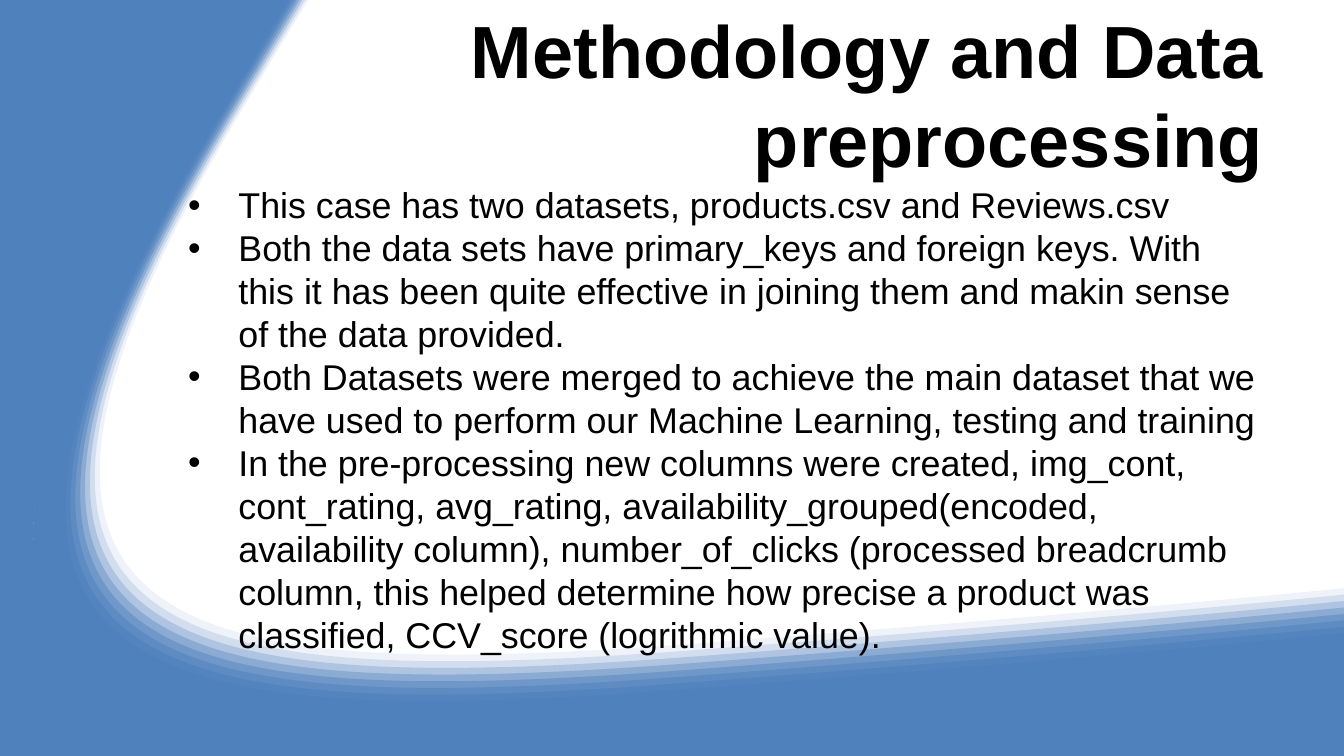
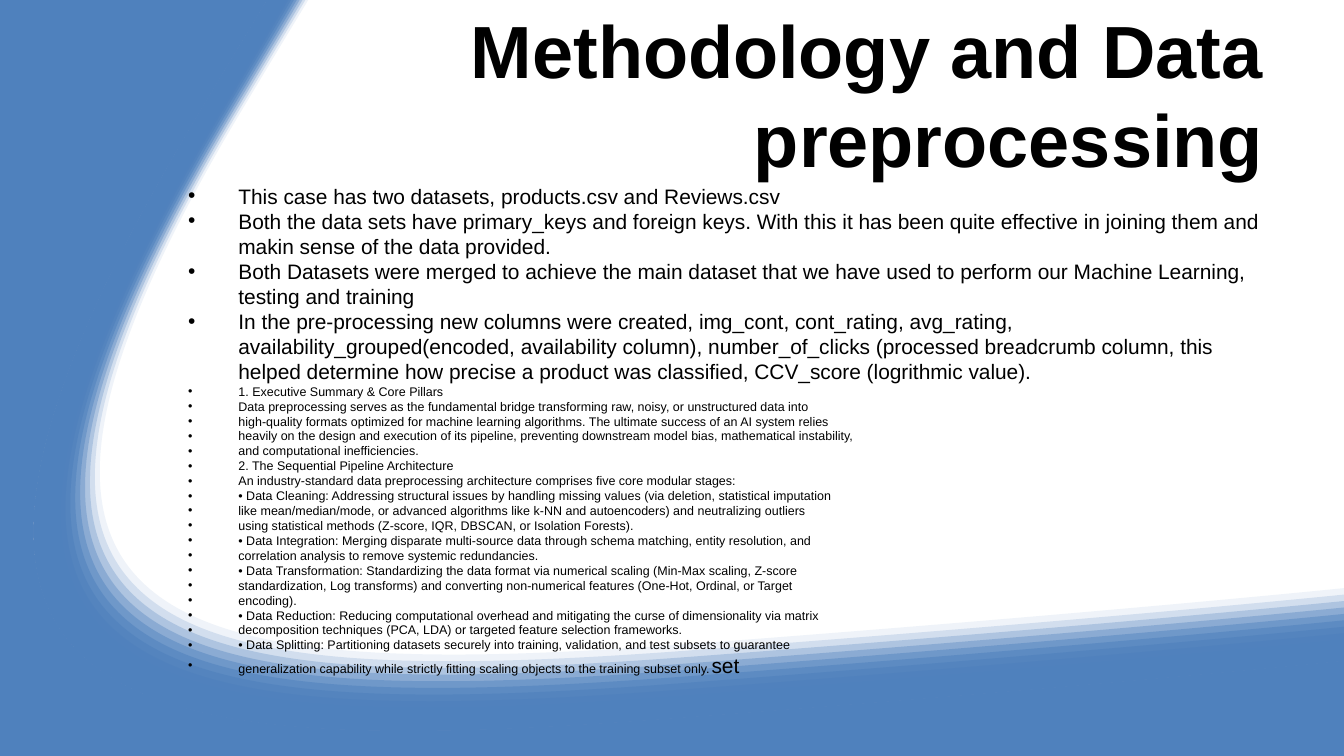
Before and after one commit to 0ni1ecram/cst4200, a slide deck: slide 7 of 15/Potfolio_report.pptx. Drawn at 1344x756 pixels with LibreOffice and Linux fonts; fonts in the diff are those of the drawing. Boxes give left, top, right and bottom in pixels: in the first picture for what was removed or moved away, otherwise in the second. Text is boxed around its words. In the diff, an @@ line names an element or a change of style, - is before the commit and + after.

```diff
--- a/15/Potfolio_report.pptx
+++ b/15/Potfolio_report.pptx
@@ text at <box>238,189,1259,384</box>: size 19.2 to 11.2 pt in "This case has two datasets, products.csv and ...", "Both the data sets have primary_keys and ...", "Both Datasets were merged to achieve the ...", "In the pre-processing new columns were created, ..." @@
@@ text at <box>238,387,853,676</box>: paragraphs added @@
+• 1. Executive Summary & Core Pillars
+• Data preprocessing serves as the fundamental bridge transforming raw, noisy, or unstructured data into
+• high-quality formats optimized for machine learning algorithms. The ultimate success of an AI system relies
+• heavily on the design and execution of its pipeline, preventing downstream model bias, mathematical instability,
+• and computational inefficiencies.
+• 2. The Sequential Pipeline Architecture
+• An industry-standard data preprocessing architecture comprises five core modular stages:
+• • Data Cleaning: Addressing structural issues by handling missing values (via deletion, statistical imputation
+• like mean/median/mode, or advanced algorithms like k-NN and autoencoders) and neutralizing outliers
+• using statistical methods (Z-score, IQR, DBSCAN, or Isolation Forests).
+• • Data Integration: Merging disparate multi-source data through schema matching, entity resolution, and
+• correlation analysis to remove systemic redundancies.
+• • Data Transformation: Standardizing the data format via numerical scaling (Min-Max scaling, Z-score
+• standardization, Log transforms) and converting non-numerical features (One-Hot, Ordinal, or Target
+• encoding).
+• • Data Reduction: Reducing computational overhead and mitigating the curse of dimensionality via matrix
+• decomposition techniques (PCA, LDA) or targeted feature selection frameworks.
+• • Data Splitting: Partitioning datasets securely into training, validation, and test subsets to guarantee
+• generalization capability while strictly fitting scaling objects to the training subset only.set
```
Also in this commit, not shown: 1 other slide changed, 4 other files.
